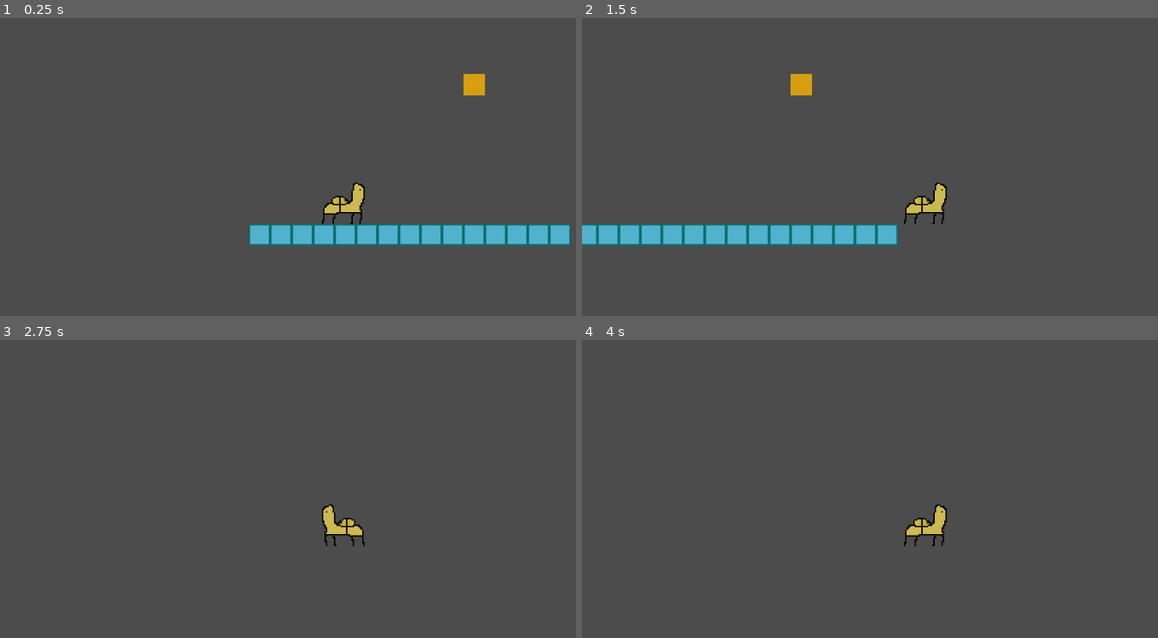
Above: before the commit, frames 1-4 (two rows, left to right).
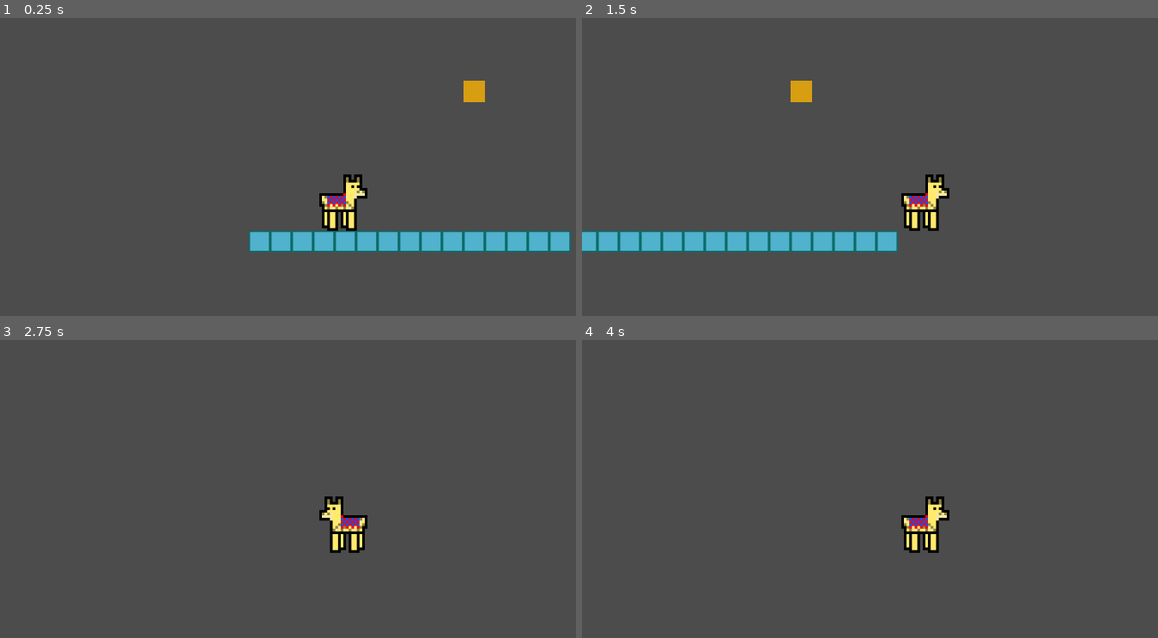
Above: after the commit, the same moments.

Repository: LeoDog896/Llama-Zips
Game: Godot game, scene res://Templates/LevelTemplate.tscn
The game is run twice, just before and just after one commit, with the same random seed, the same clock (stepped at 60 frames per second) and the same inputs.
Inputs:
- Up to frame 1 (0.25 s): no input
- Up to frame 2 (1.5 s): tap Enter at 0.5 s; hold Right (ui_right) from 0.53 s (still down); tap Space (jump) at 0.77 s
- Up to frame 3 (2.75 s): tap Space (jump) at 1.52 s; release Right (ui_right) at 2.03 s; hold A (ui_left) from 2.03 s (still down)
- Up to frame 4 (4 s): tap Space (jump) at 2.75, 3.02, 3.77 s; release A (ui_left) at 2.78 s; hold Right (ui_right) from 2.78 s (still down); tap Enter at 3.5 s

The runs differ from the first frame. In frame 1, 4.2% of the frame differs, in the area x 43-100%, y 18-79%; in frame 2, 4.3%, in the area x 0-64%, y 18-79%; in frame 3, 1.0%; in frame 4, 1.0%.

Commit message:
Changed sprite

Diff:
--- a/Templates/LevelTemplate.tscn
+++ b/Templates/LevelTemplate.tscn
@@ -22,6 +22,11 @@
 0/tile_mode = 0
 0/occluder_offset = Vector2( 0, 0 )
 0/navigation_offset = Vector2( 0, 0 )
+0/shape_offset = Vector2( 0, 0 )
+0/shape_transform = Transform2D( 1, 0, 0, 1, 0, 0 )
+0/shape = SubResource( 1 )
+0/shape_one_way = false
+0/shape_one_way_margin = 1.0
 0/shapes = [ {
 "autotile_coord": Vector2( 0, 0 ),
 "one_way": false,
@@ -39,6 +44,11 @@
 1/occluder_offset = Vector2( 0, 0 )
 1/occluder = SubResource( 2 )
 1/navigation_offset = Vector2( 0, 0 )
+1/shape_offset = Vector2( 0, 0 )
+1/shape_transform = Transform2D( 1, 0, 0, 1, 0, 0 )
+1/shape = SubResource( 3 )
+1/shape_one_way = false
+1/shape_one_way_margin = 1.0
 1/shapes = [ {
 "autotile_coord": Vector2( 0, 0 ),
 "one_way": false,
--- a/Utils/Player.tscn
+++ b/Utils/Player.tscn
@@ -1,10 +1,10 @@
 [gd_scene load_steps=4 format=2]
 
 [ext_resource path="res://Utils/Scripts/Player.gd" type="Script" id=1]
-[ext_resource path="res://New Piskel.png" type="Texture" id=2]
+[ext_resource path="res://Llamaamamamama.png" type="Texture" id=2]
 
 [sub_resource type="RectangleShape2D" id=1]
-extents = Vector2( 16, 16 )
+extents = Vector2( 18, 21 )
 
 [node name="KinematicBody2D" type="KinematicBody2D"]
 scale = Vector2( 2, 2 )
@@ -18,4 +18,5 @@
 current = true
 
 [node name="Sprite" type="Sprite" parent="."]
+scale = Vector2( 2, 2 )
 texture = ExtResource( 2 )
Binary file added: Llamaamamamama.png
Not shown, added: Llamaamamamama.png.import
